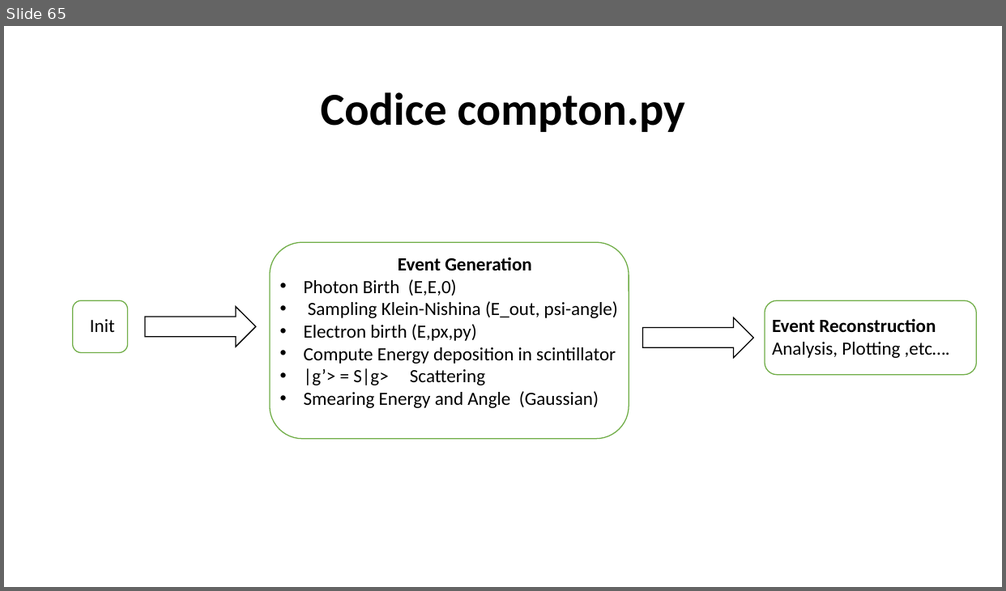
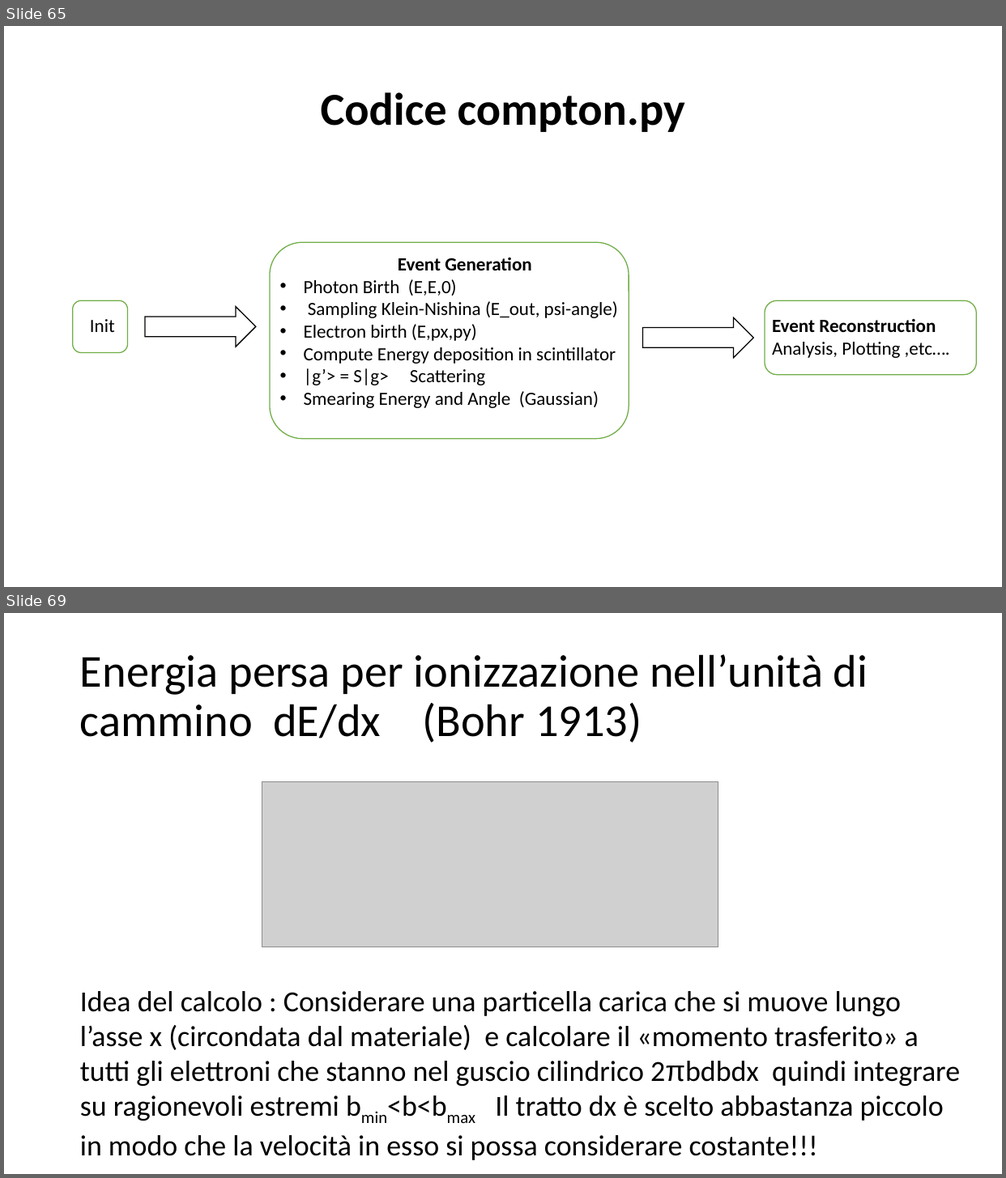
Before and after one commit to marcomonte94/Montecarlo, a slide deck: Slide Corso Metodi Montecarlo.pptx. Shown one above the other, each under a label of ours: slide 65 before the commit, slides 65 and 69 after it; the slides between them are not shown. The pictures are 1006x591 and 1006x1178 pixels, drawn with LibreOffice and Linux fonts; fonts in the diff are those of the drawing; grey boxes stand for pictures. Boxes give left, top, right and bottom in pixels: in the first picture for what was removed or moved away, otherwise in the second. Text is boxed around its words. In the diff, an @@ line names an element or a change of style, - is before the commit and + after.

```diff
--- a/Slide Corso Metodi Montecarlo.pptx
+++ b/Slide Corso Metodi Montecarlo.pptx
@@ slide 69 added at (4,613,1002,1174), background #FFFFFF @@
@@ title added at (80,654,868,743), 44 pt, text #000000 @@
+Energia persa per ionizzazione nell’unità di cammino dE/dx (Bohr 1913)
@@ picture added at (262,781,718,947) @@
@@ text added at (80,991,960,1161), 28 pt, text #000000 @@
+Idea del calcolo : Considerare una particella carica che si muove lungo l’asse x (circondata dal materiale) e calcolare il «momento trasferito» a tutti gli elettroni che stanno nel guscio cilindrico 2πbdbdx quindi integrare su ragionevoli estremi bmin<b<bmax Il tratto dx è scelto abbastanza piccolo in modo che la velocità in esso si possa considerare costante!!!
```
Also in this commit, not shown: 9 other slides added, 2 other files.
